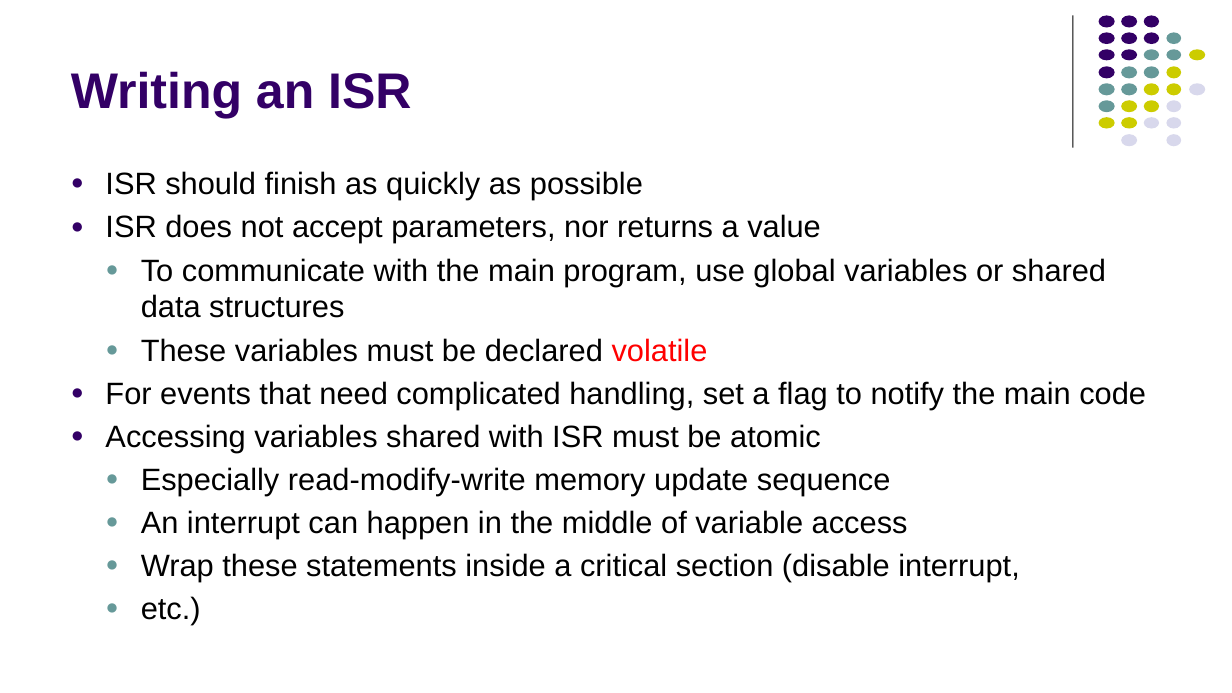
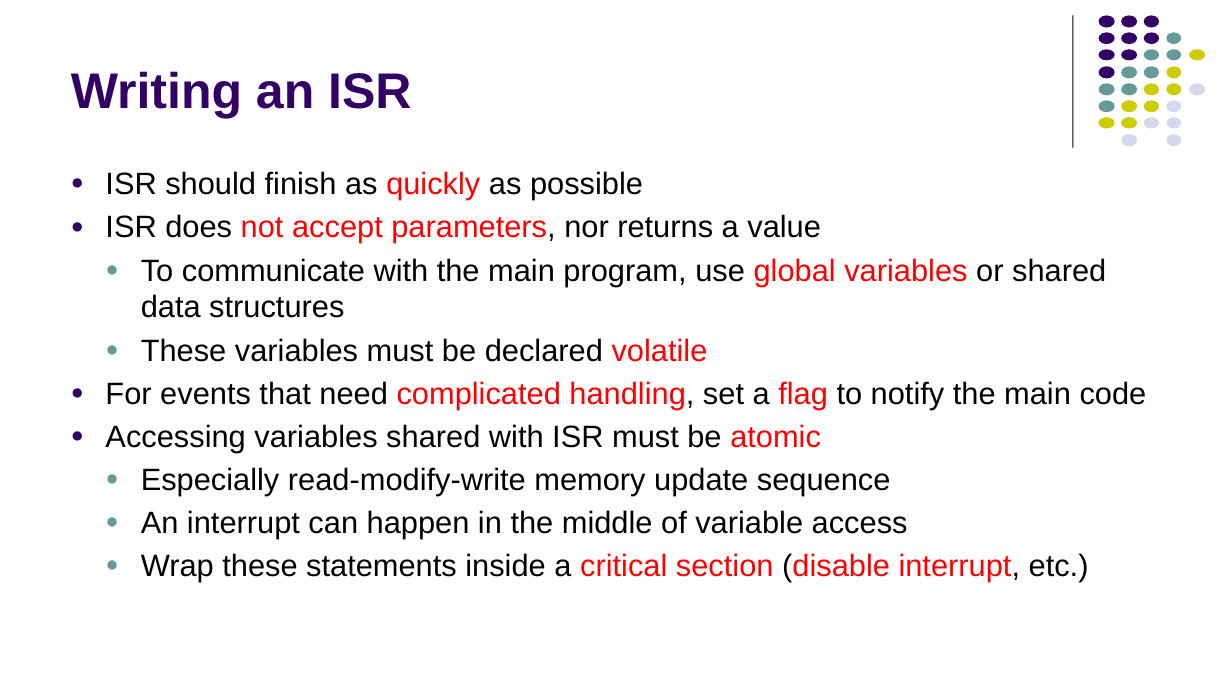
Before and after one commit to kmtekvn/hitech_stm32_basic, a slide deck: slide 12 of 04. Slides/04. TIMER/Interrupt.pptx. Drawn at 1232x693 pixels with LibreOffice and Linux fonts; fonts in the diff are those of the drawing. Boxes give left, top, right and bottom in pixels: in the first picture for what was removed or moved away, otherwise in the second. Text is boxed around its words. In the diff, an @@ line names an element or a change of style, - is before the commit and + after.

```diff
--- a/04. Slides/04. TIMER/Interrupt.pptx
+++ b/04. Slides/04. TIMER/Interrupt.pptx
@@ text at (x1=105, y1=171, x2=1147, y2=452): text colour #000000 to #FF0000 in "quickly", "not accept parameters,", "global variables", "complicated handling, flag" and 1 more places @@
@@ text at (x1=141, y1=553, x2=1089, y2=582): text changed @@
-  ● Wrap these statements inside a critical section (disable interrupt,
-  ● etc.)
+  ● Wrap these statements inside a critical section (disable interrupt, etc.)
```
Also in this commit, not shown: 6 other slides changed, 1 slide added.
